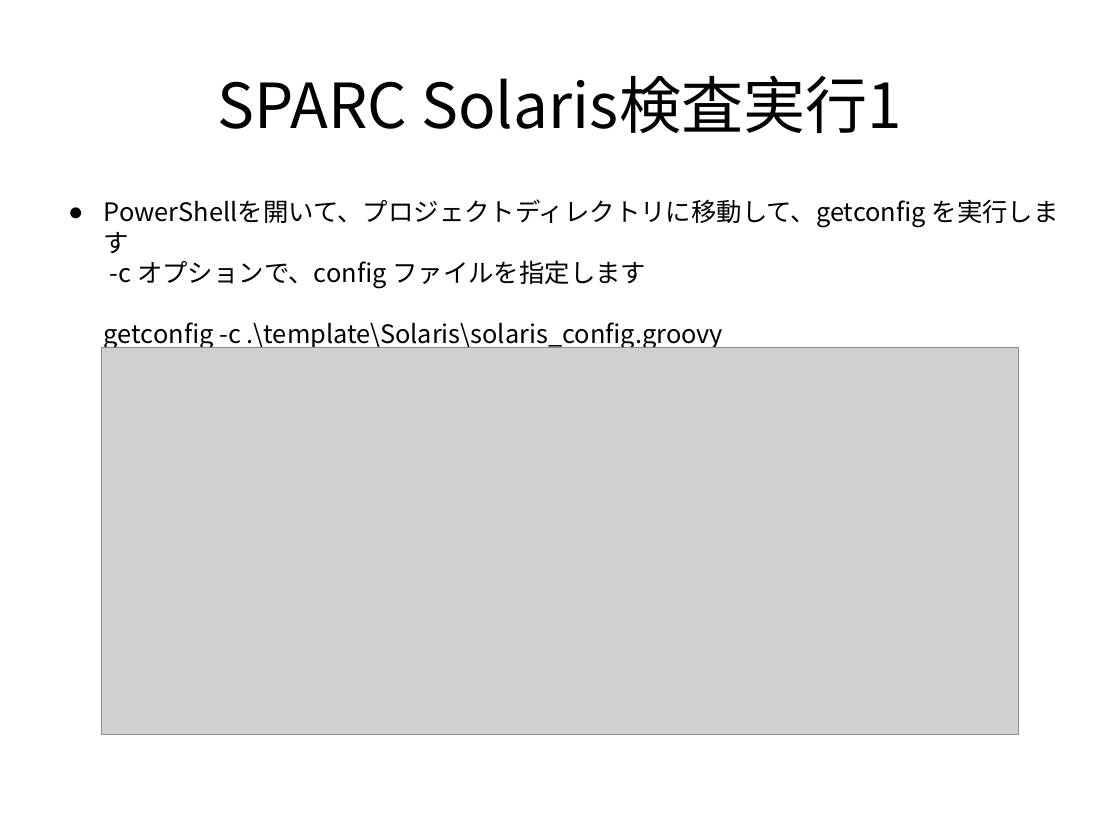
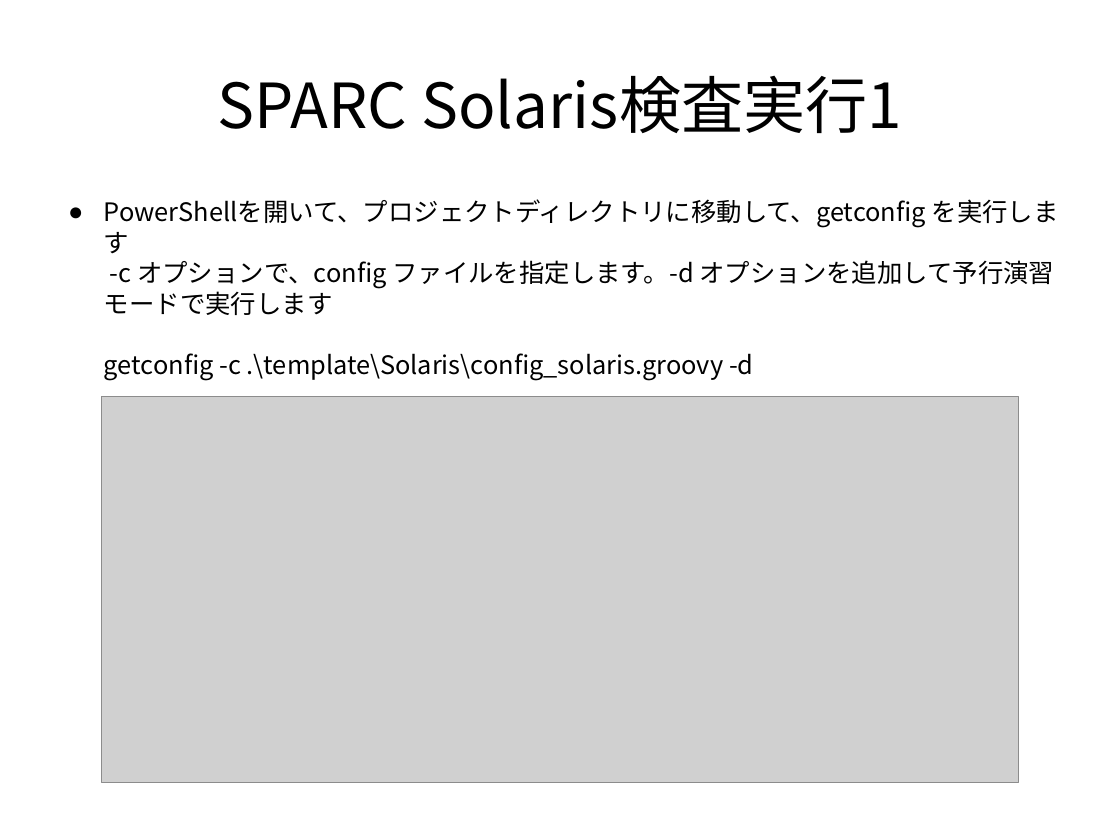
Before and after one commit to frsw3nr/gradle-server-acceptance, a slide deck: slide 63 of docs/jp/tutorial_test_pc.pptx (slide 61 before the commit). Drawn at 1120x840 pixels with LibreOffice and Linux fonts; fonts in the diff are those of the drawing; grey boxes stand for pictures. Boxes give left, top, right and bottom in pixels: in the first picture for what was removed or moved away, otherwise in the second. Text is boxed around its words. In the diff, an @@ line names an element or a change of style, - is before the commit and + after.

```diff
--- a/docs/jp/tutorial_test_pc.pptx
+++ b/docs/jp/tutorial_test_pc.pptx
@@ text at [104,199,1059,381]: text changed @@
-● PowerShellを開いて、プロジェクトディレクトリに移動して、getconfig を実行します
-  -c オプションで、config ファイルを指定します
-  getconfig -c .\template\Solaris\solaris_config.groovy
+● PowerShellを開いて、プロジェクトディレクトリに移動して、getconfig を実行します
+  -c オプションで、config ファイルを指定します。-d オプションを追加して予行演習モードで実行します
+  getconfig -c .\template\Solaris\config_solaris.groovy -d
@@ picture: place and size @@
-picture at [102,348,1018,734]
+picture at [102,396,1018,783]
```
Also in this commit, not shown: 29 other slides changed, 2 slides added, 7 other files.
